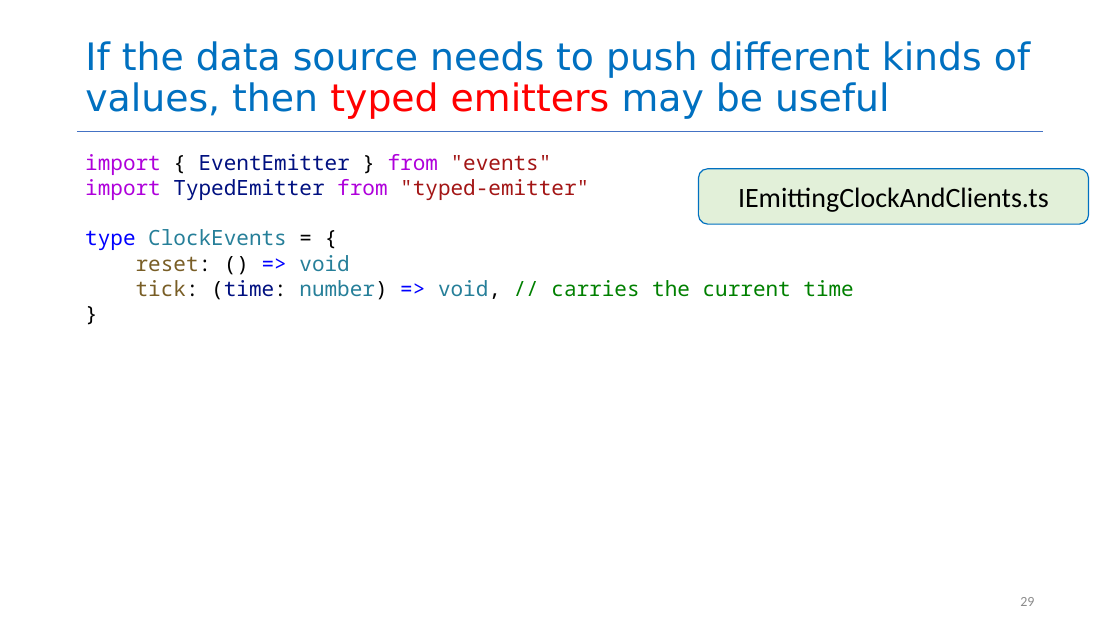
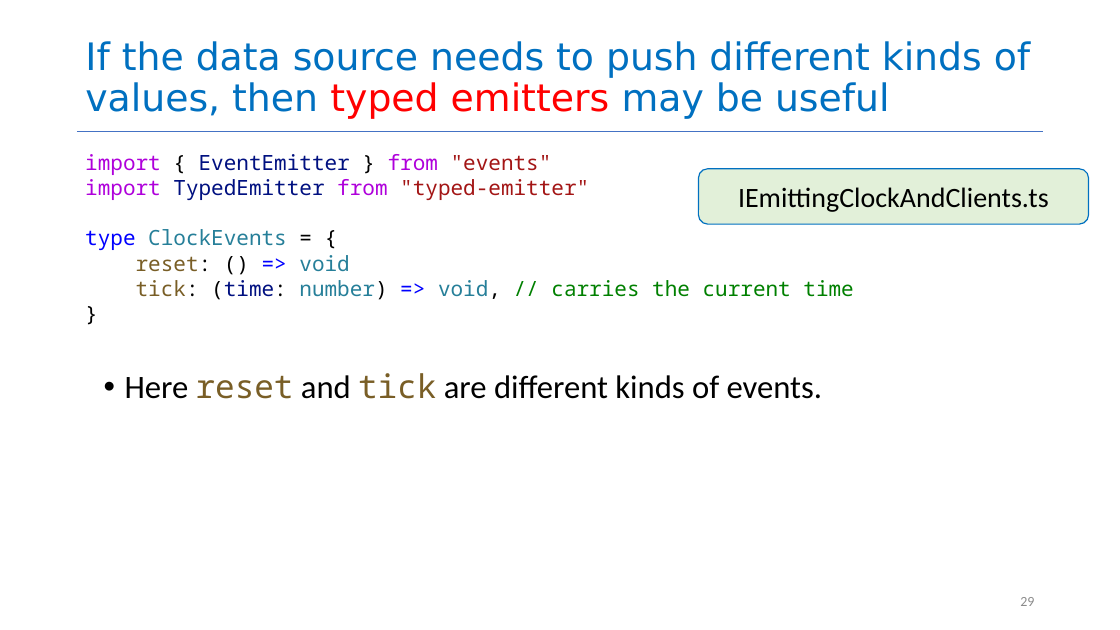
Before and after one commit to neu-se/CS4530-Spring-2025, a slide deck: slide 29 of Slides/Module 05 Interaction-Level Design Patterns.pptx. Drawn at 1120x630 pixels with LibreOffice and Linux fonts; fonts in the diff are those of the drawing. Boxes give left, top, right and bottom in pixels: in the first picture for what was removed or moved away, otherwise in the second. Text is boxed around its words. In the diff, an @@ line names an element or a change of style, - is before the commit and + after.

```diff
--- a/Slides/Module 05 Interaction-Level Design Patterns.pptx
+++ b/Slides/Module 05 Interaction-Level Design Patterns.pptx
@@ text added at <box>125,373,822,399</box>, 28 pt, text #000000 @@
+• Here reset and tick are different kinds of events.
```
Also in this commit, not shown: 5 other slides changed, 1 slide added, 2 other files.
